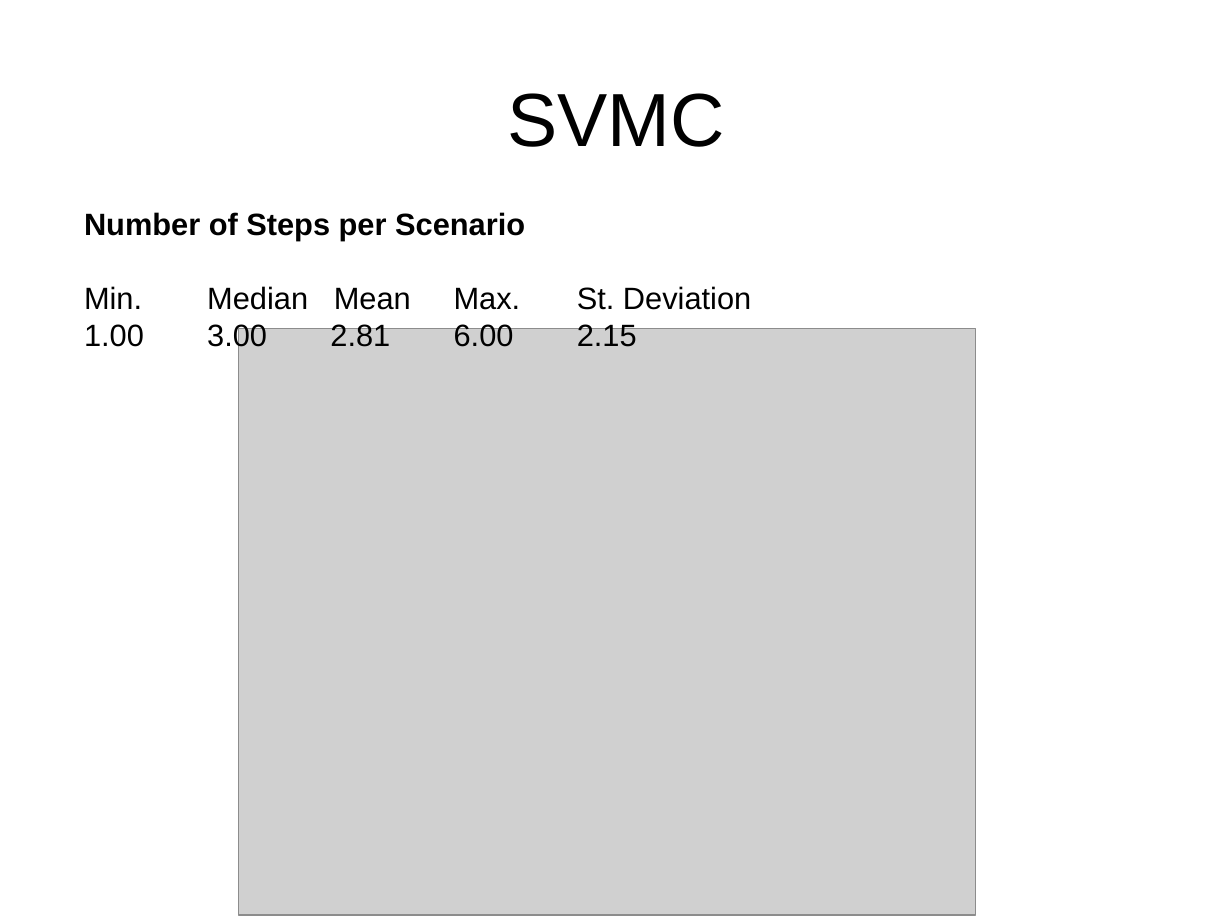
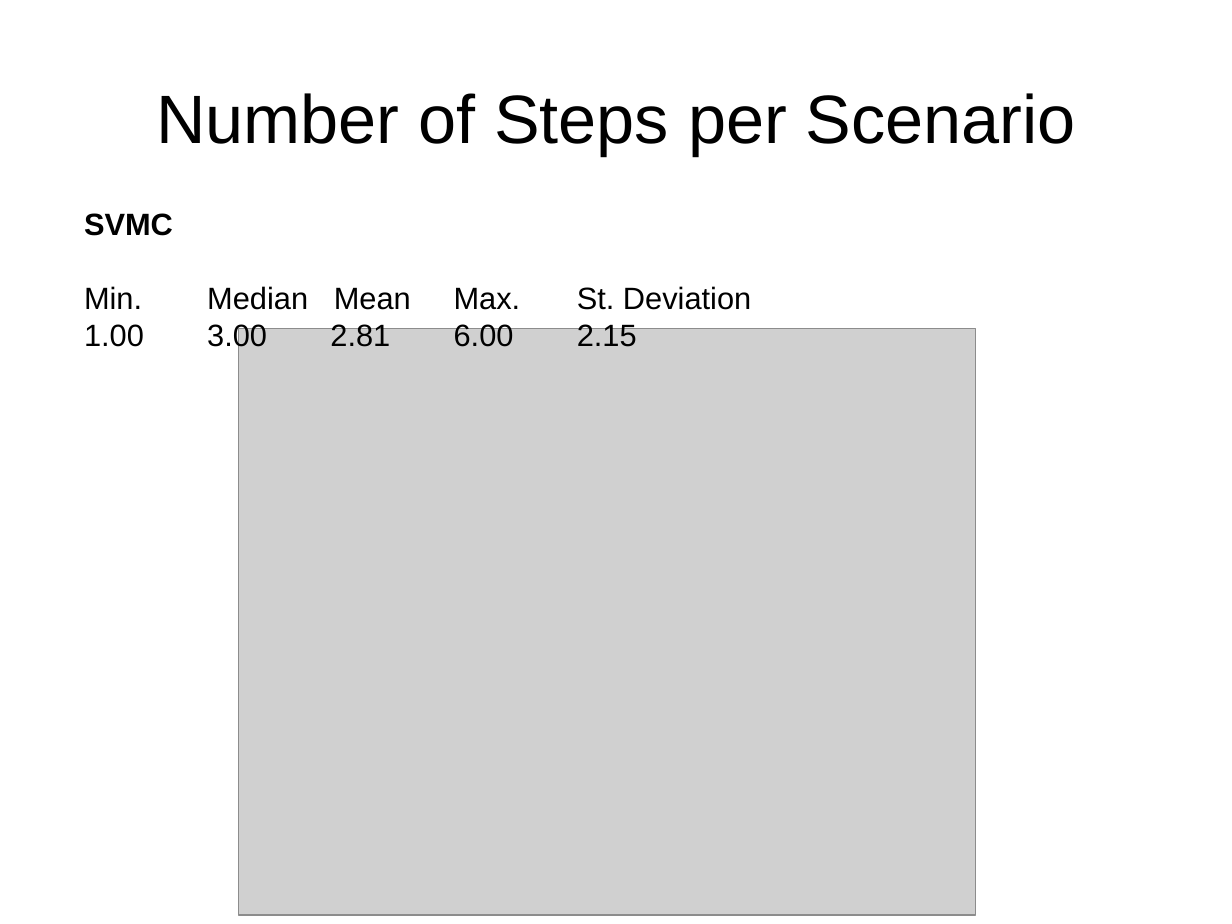
Before and after one commit to rbonifacio/variability-management-research, a slide deck: slide 3 of VariabilityManagement/docs/casestudies/smart-home/results.ppt. Drawn at 1232x924 pixels with LibreOffice and Linux fonts; fonts in the diff are those of the drawing; grey boxes stand for pictures. Boxes give left, top, right and bottom in pixels: in the first picture for what was removed or moved away, otherwise in the second. Text is boxed around its words. In the diff, an @@ line names an element or a change of style, - is before the commit and + after.

```diff
--- a/VariabilityManagement/docs/casestudies/smart-home/results.ppt
+++ b/VariabilityManagement/docs/casestudies/smart-home/results.ppt
@@ title at [156, 93, 1076, 156]: text changed; size 44 to 40 pt @@
-SVMC
+Number of Steps per Scenario
@@ text at [84, 213, 173, 236]: text changed @@
-Number of Steps per Scenario
+SVMC
```
Also in this commit, not shown: 2 other slides changed, 6 slides added.
